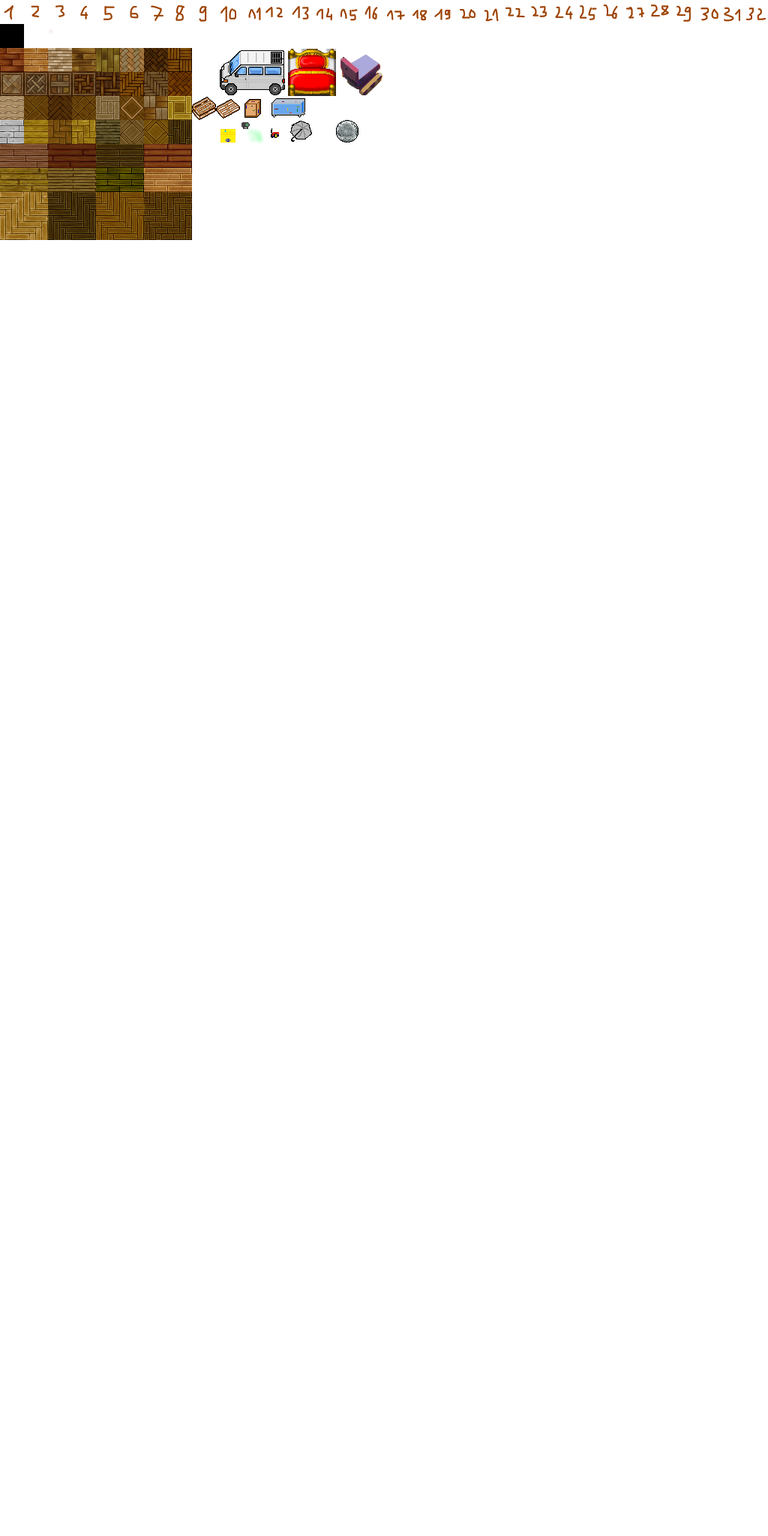
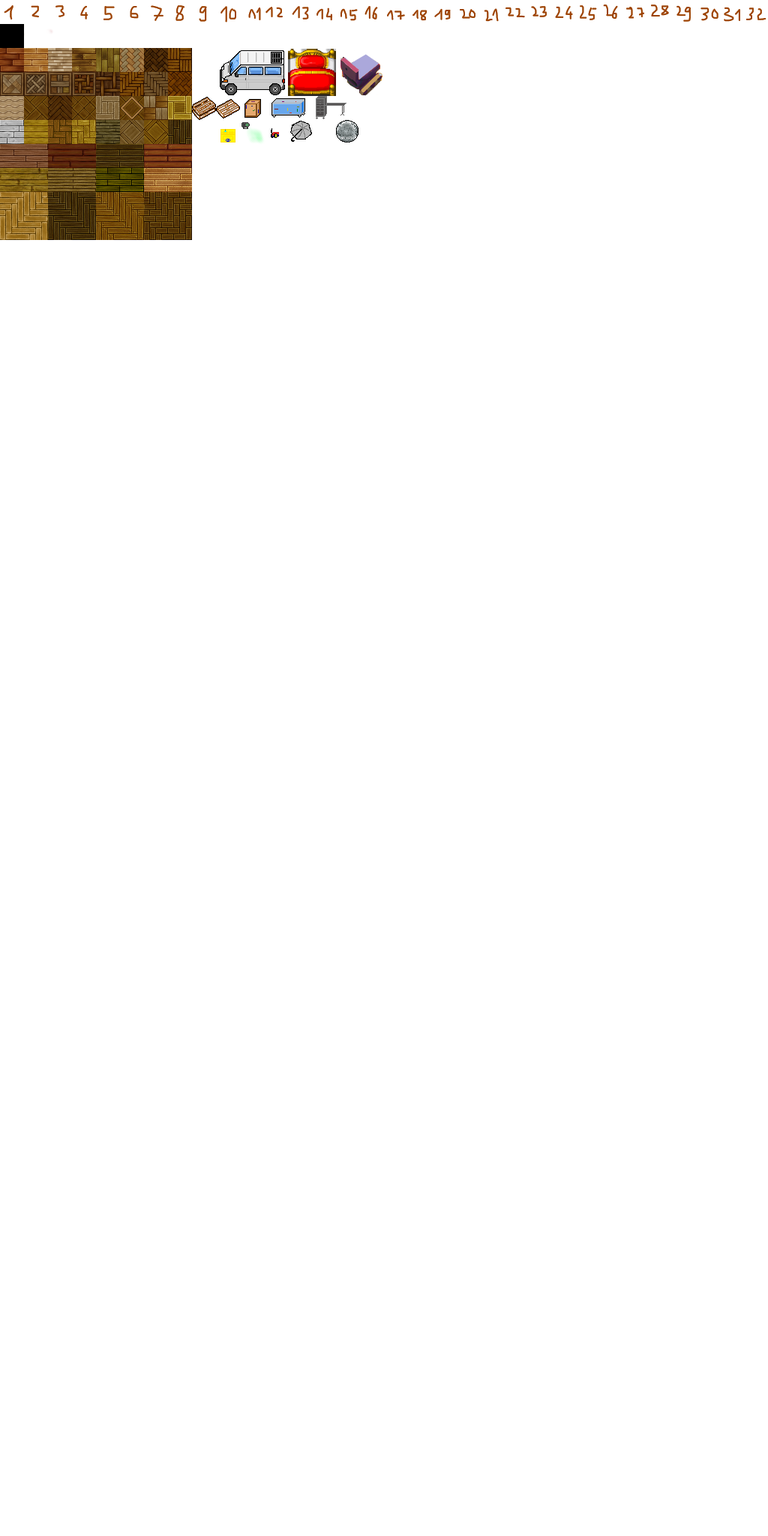
Layers edited between the first and the second (768, 1536) image:
pixels changed over [315, 95, 347, 120] (layer not identified)
